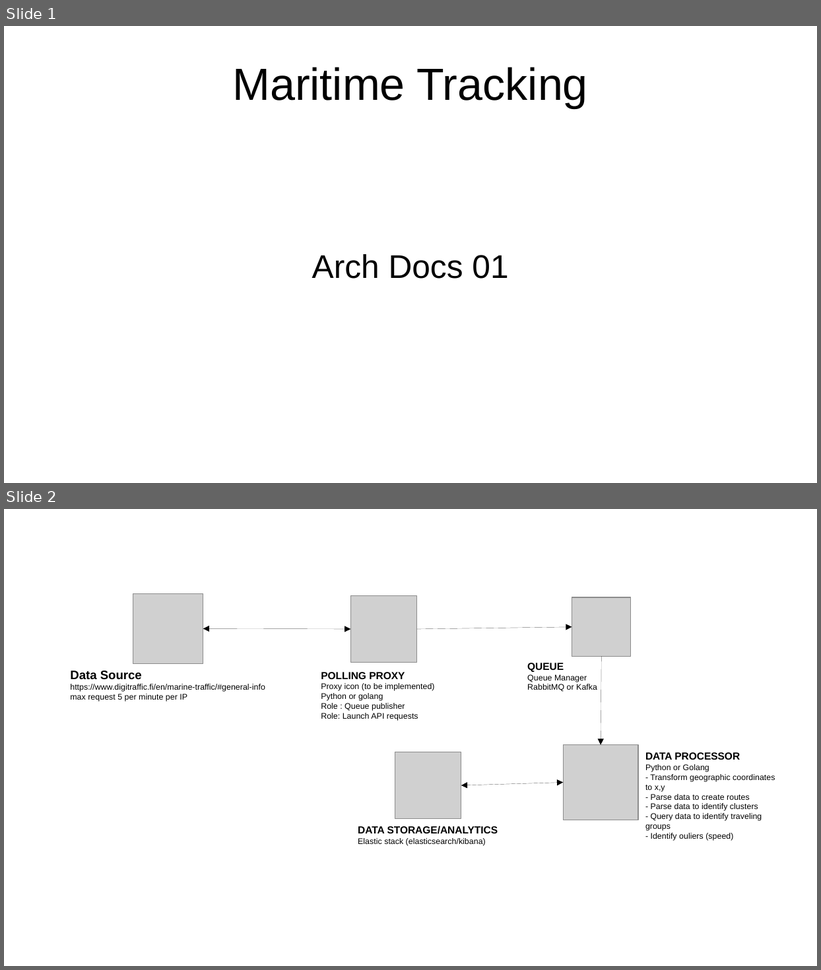
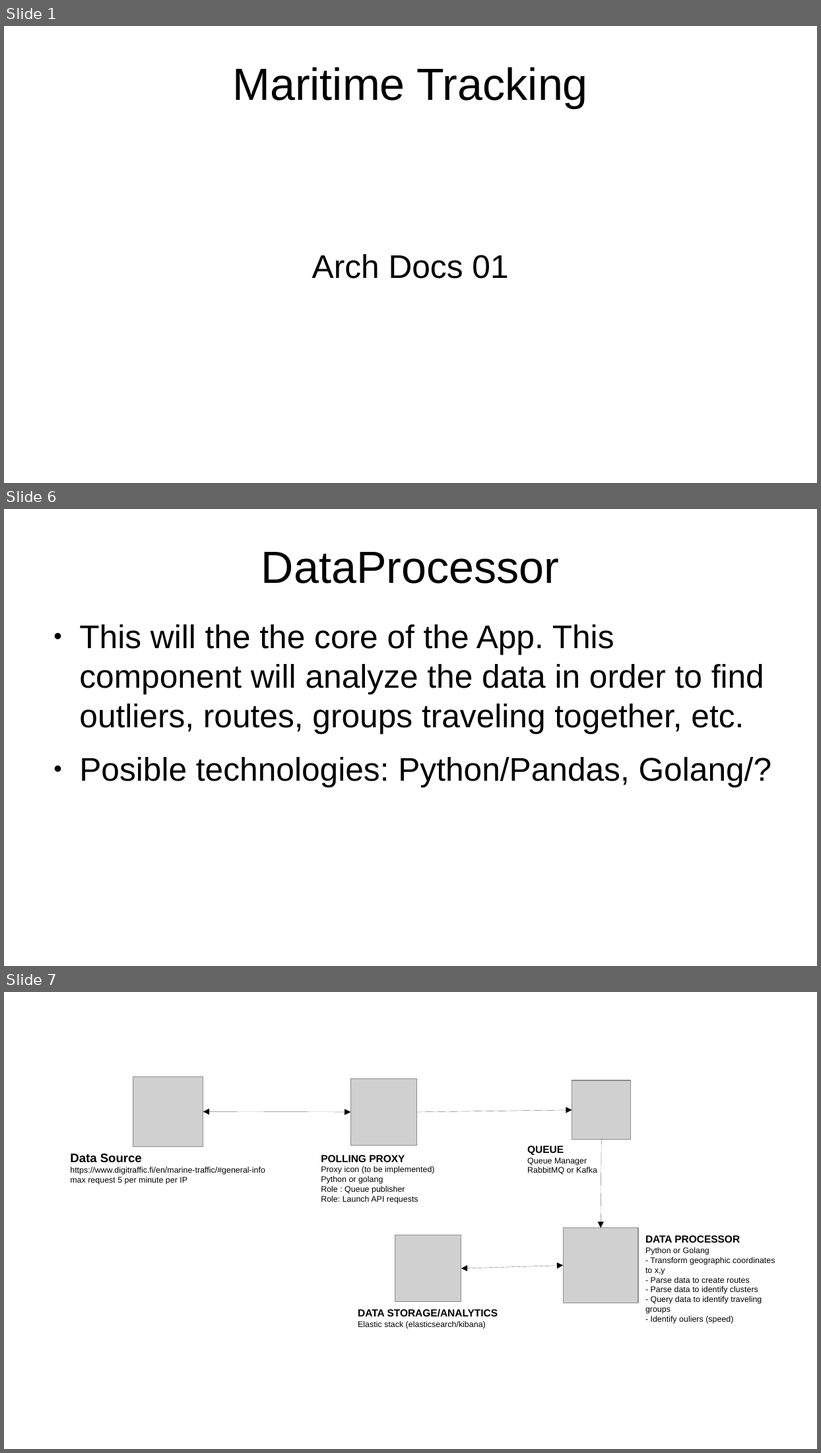
Before and after one commit to helberius/maritime_tracking, a slide deck: arch_docs/arch_design_01.odp. Shown one above the other, each under a label of ours: slides 1 and 2 before the commit, slides 1, 6 and 7 after it; the slides between them are not shown. The pictures are 821x970 and 821x1453 pixels, drawn with LibreOffice and Linux fonts; fonts in the diff are those of the drawing; grey boxes stand for pictures. Boxes give left, top, right and bottom in pixels: in the first picture for what was removed or moved away, otherwise in the second. Text is boxed around its words. In the diff, an @@ line names an element or a change of style, - is before the commit and + after.

```diff
--- a/arch_docs/arch_design_01.odp
+++ b/arch_docs/arch_design_01.odp
@@ slide 6 added at (4,509,817,966), background #FFFFFF @@
@@ title added at (261,552,559,584), 44 pt, text #000000 @@
+DataProcessor
@@ text added at (79,625,772,788), 32 pt, text #000000 @@
+● This will the the core of the App. This component will analyze the data in order to find outliers, routes, groups traveling together, etc.
+● Posible technologies: Python/Pandas, Golang/?
@@ what was slide 2 is now slide 7 @@
```
Also in this commit, not shown: 4 other slides added.
